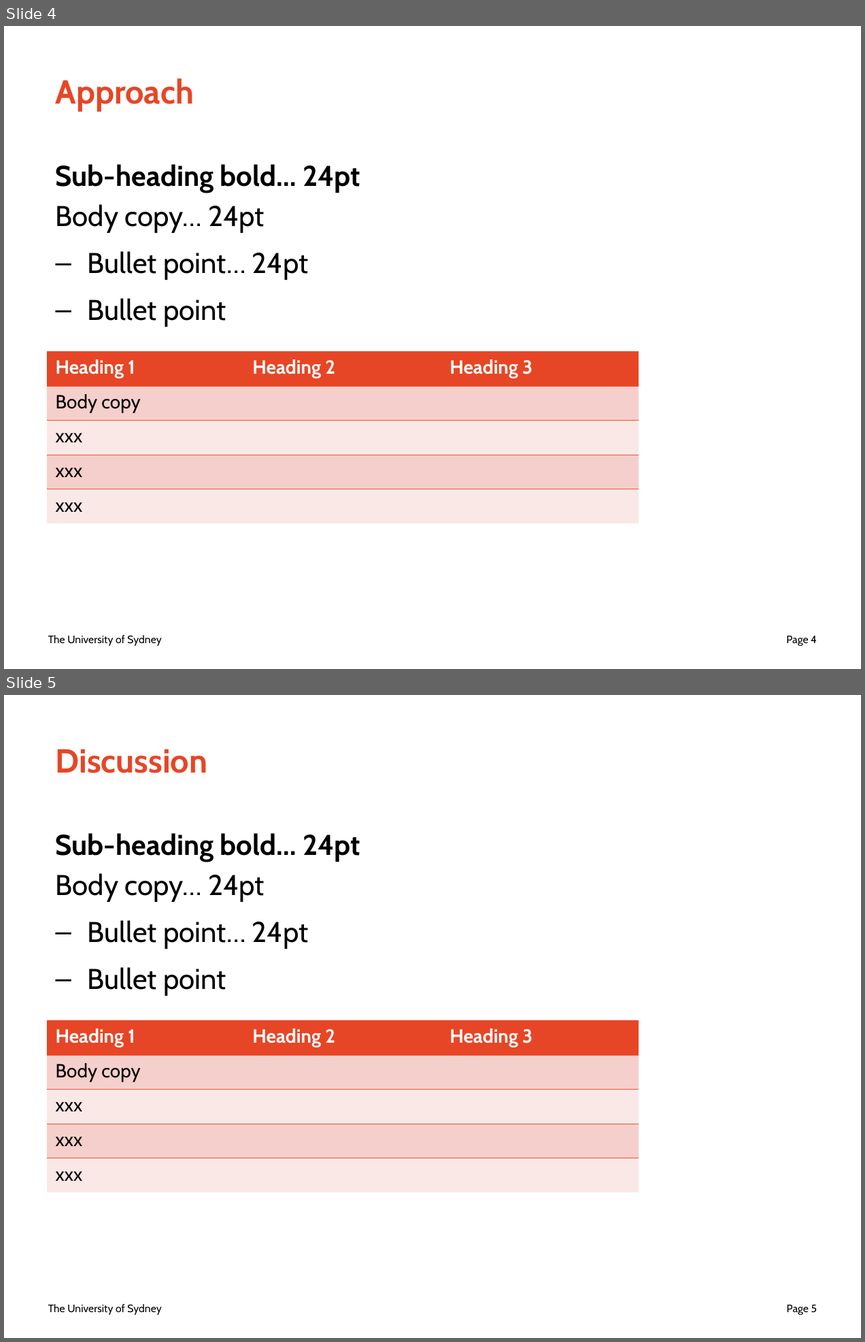
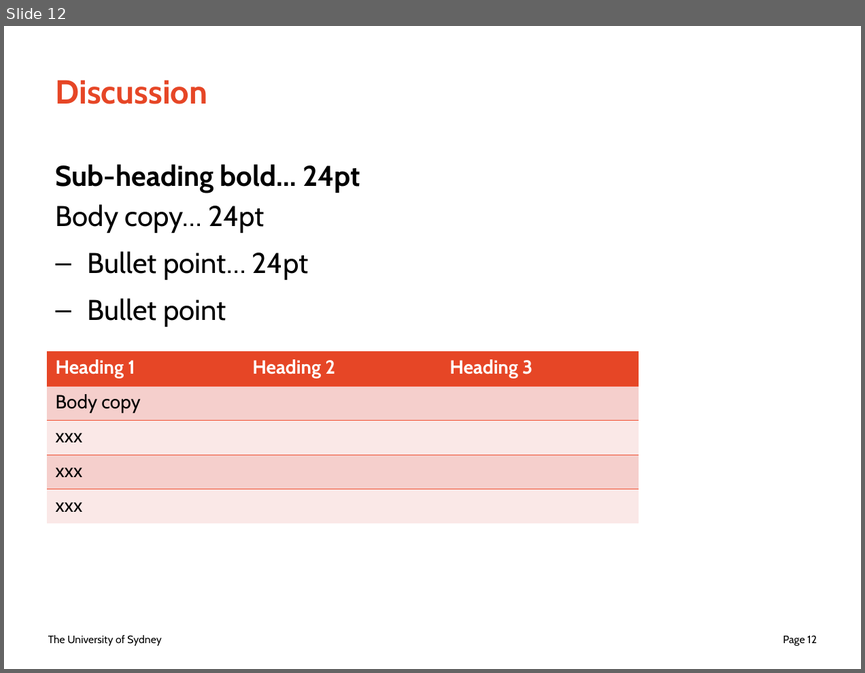
Before and after one commit to juicetin/honours, a slide deck: prez/honours_prez.odp. Shown one above the other, each under a label of ours: slides 4 and 5 before the commit, slide 12 after it. The pictures are 865x1342 and 865x673 pixels, drawn with LibreOffice and Linux fonts; fonts in the diff are those of the drawing. Boxes give left, top, right and bottom in pixels: in the first picture for what was removed or moved away, otherwise in the second. Text is boxed around its words. In the diff, an @@ line names an element or a change of style, - is before the commit and + after.

```diff
--- a/prez/honours_prez.odp
+++ b/prez/honours_prez.odp
@@ slide 4 removed at [4, 26, 861, 669], background #FFFFFF; not listed: 2 template elements that a slide beside it also shows @@
@@ title removed at [56, 78, 194, 111] @@
-Approach
@@ text removed at [56, 164, 360, 327] @@
-Sub-heading bold… 24pt
-Body copy… 24pt
-– Bullet point… 24pt
-– Bullet point
@@ table removed at [47, 352, 638, 514], 5 rows, 3 columns @@
-Heading 1 | Heading 2 | Heading 3
-Body copy |  | 
-xxx |  | 
-xxx |  | 
-xxx |  | 
@@ what was slide 5 is now slide 12 @@
@@ page number at [783, 635, 817, 645]: text changed @@
-Page 5
+Page 12
```
Also in this commit, not shown: 2 slides changed, 9 slides added, 1 other slide removed.
